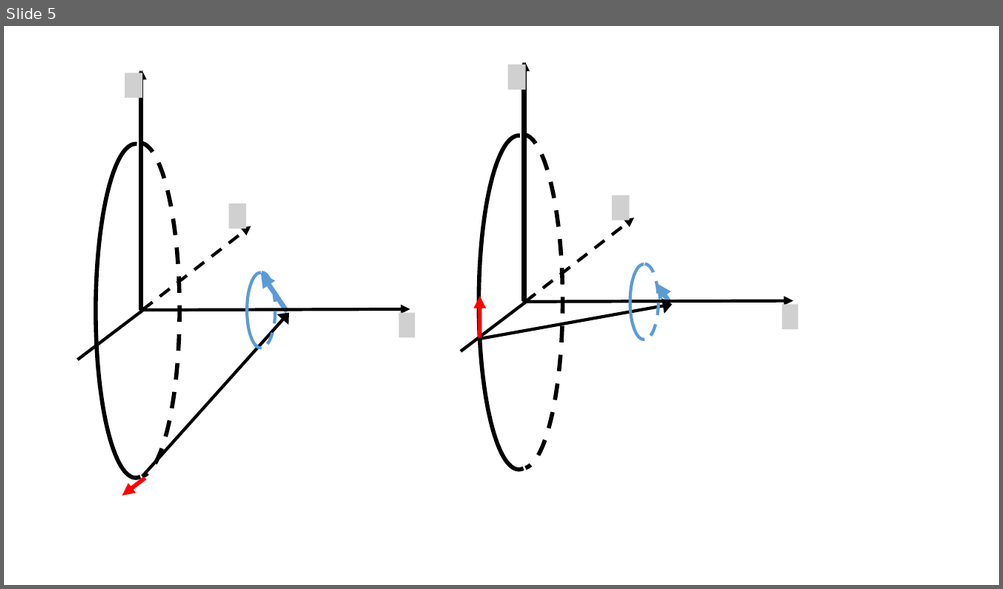
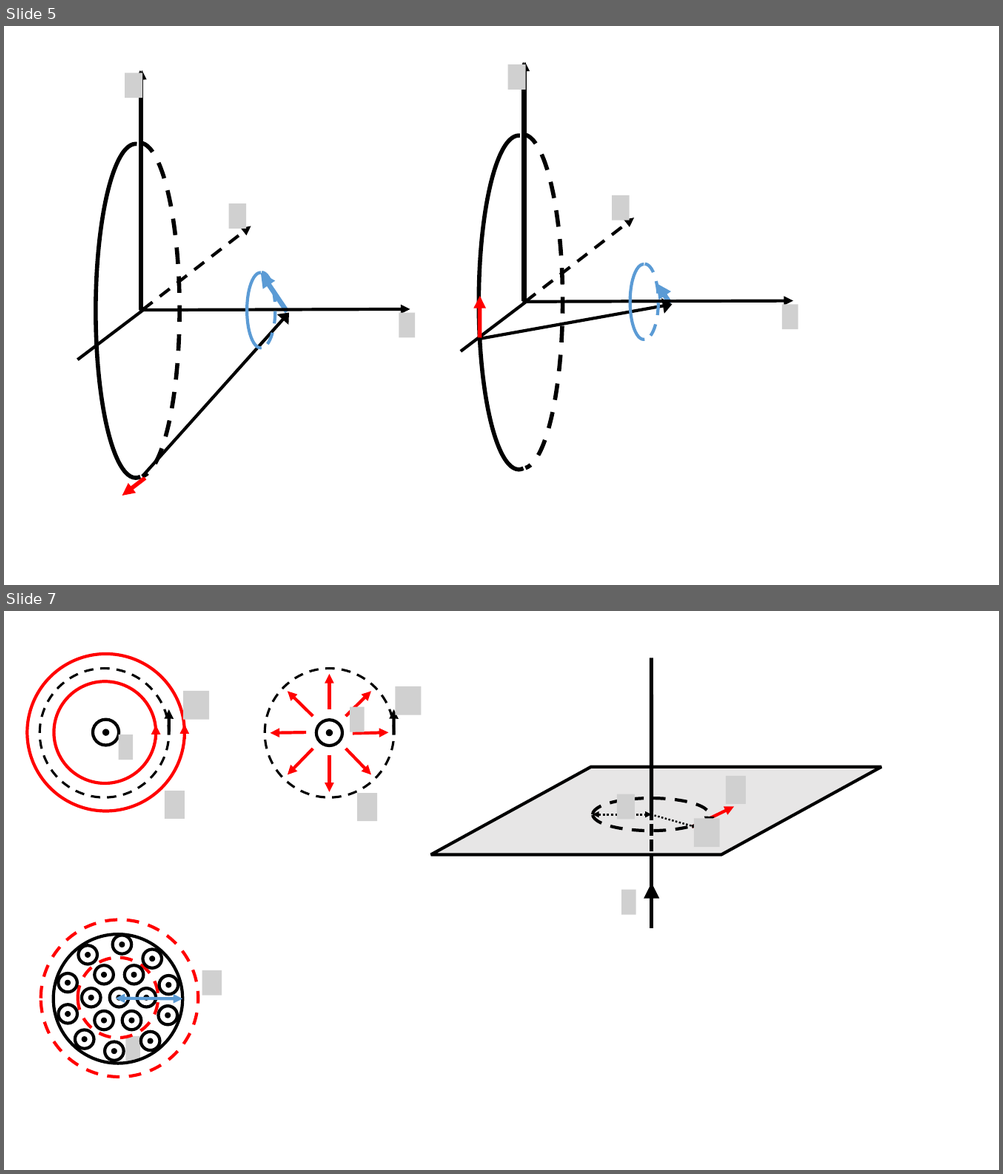
Before and after one commit to OSTP/PhysicsArtofModelling, a slide deck: tex/figures/MagneticSource/Figures.pptx. Shown one above the other, each under a label of ours: slide 5 before the commit, slides 5 and 7 after it; the slides between them are not shown. The pictures are 1003x589 and 1003x1174 pixels, drawn with LibreOffice and Linux fonts; fonts in the diff are those of the drawing; grey boxes stand for pictures. Boxes give left, top, right and bottom in pixels: in the first picture for what was removed or moved away, otherwise in the second. Text is boxed around its words. In the diff, an @@ line names an element or a change of style, - is before the commit and + after.

```diff
--- a/tex/figures/MagneticSource/Figures.pptx
+++ b/tex/figures/MagneticSource/Figures.pptx
@@ slide 7 added at (x1=4, y1=611, x2=999, y2=1170), background #FFFFFF @@
@@ group added at (x1=27, y1=654, x2=421, y2=821): 12 arrows, 8 ellipses, 6 pictures @@
@@ group added at (x1=431, y1=658, x2=882, y2=929): 4 lines, 4 pictures, 3 arrows, 1 parallelogram, 1 ellipse, 1 double arrow @@
@@ group added at (x1=40, y1=920, x2=221, y2=1077): 37 ellipses, 2 pictures, 1 double arrow @@
```
Also in this commit, not shown: 1 slide changed, 4 other slides added, 4 slides removed, 11 other files.
